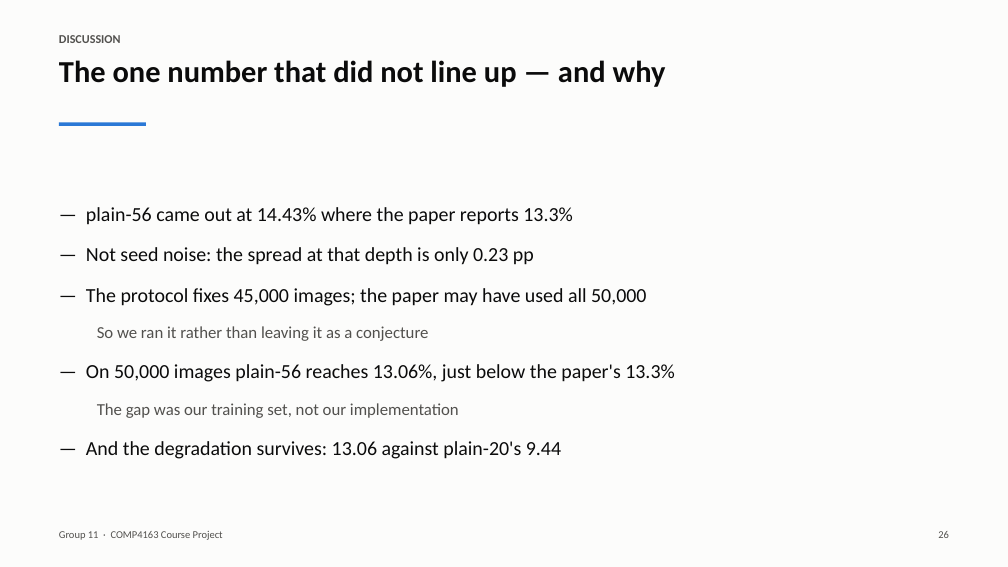
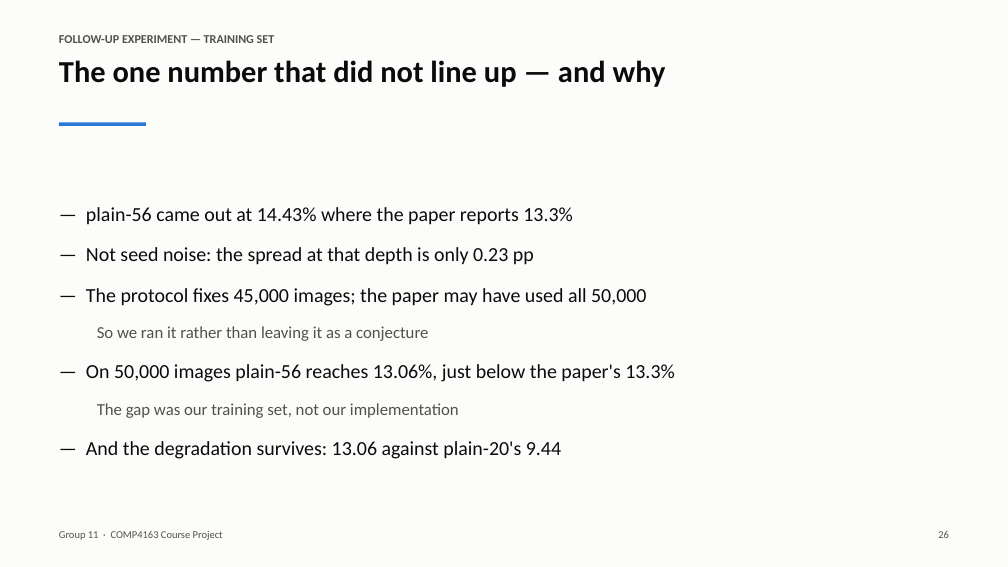
Before and after one commit to v68md6ttb2-ux/COMP4163-ResNet-Degradation, a slide deck: slide 26 of report/slides.pptx. Drawn at 1008x567 pixels with LibreOffice and Linux fonts; fonts in the diff are those of the drawing. Boxes give left, top, right and bottom in pixels: in the first picture for what was removed or moved away, otherwise in the second. Text is boxed around its words. In the diff, an @@ line names an element or a change of style, - is before the commit and + after.

Commit message:
Split the two experiments across two speakers and label the second
The learning-rate extension and the 50,000-image check answer different
questions and must not be presented as one block: the first asks whether the
degradation is real, the second why our replication was off. The deck now
labels slide 26 'FOLLOW-UP EXPERIMENT — TRAINING SET', and the contribution
statement credits Liu Yilin with that check since she presents it.

```diff
--- a/report/slides.pptx
+++ b/report/slides.pptx
@@ text at (x1=59, y1=35, x2=275, y2=43): text changed @@
-DISCUSSION
+FOLLOW-UP EXPERIMENT — TRAINING SET
```
Also in this commit, not shown: 4 other files.
